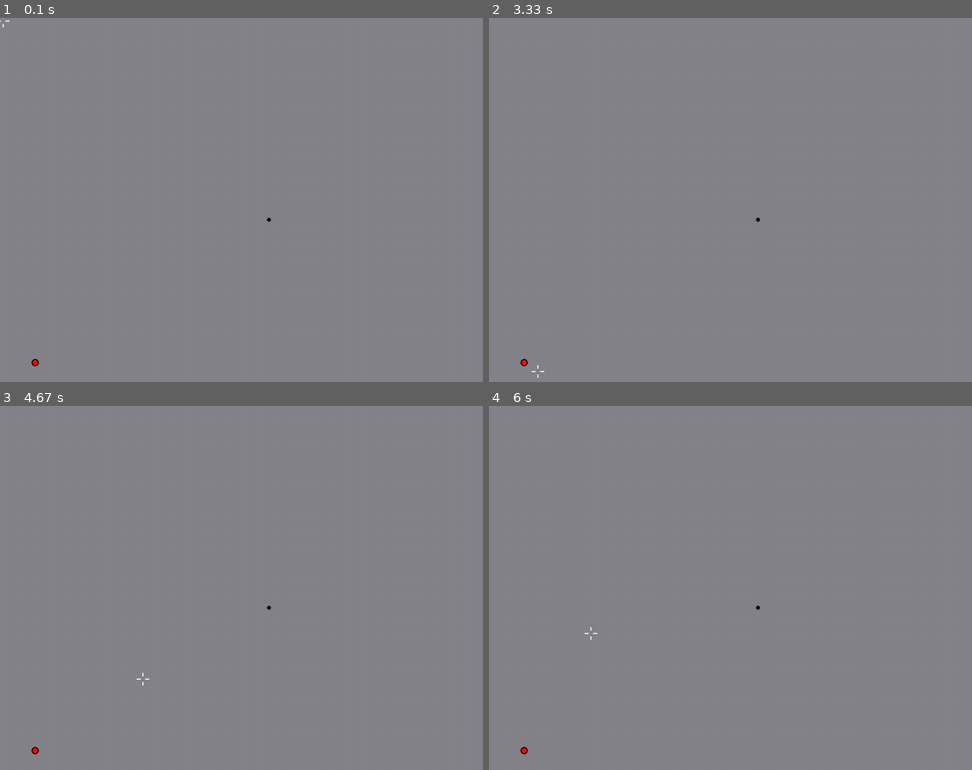
Above: before the commit, frames 1-4 (two rows, left to right).
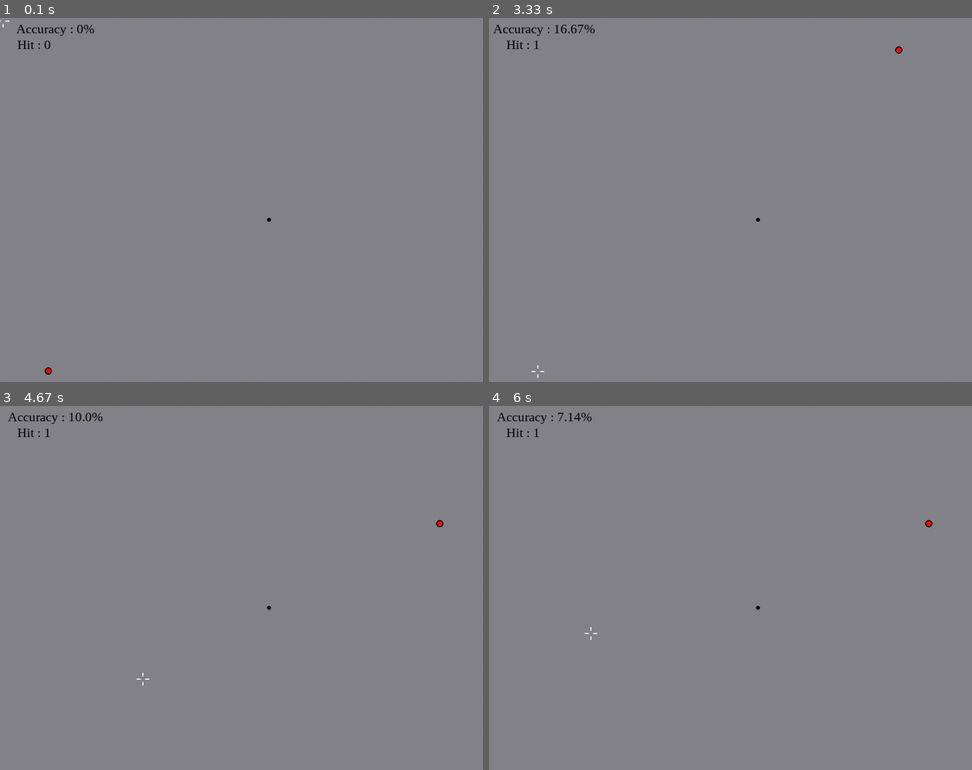
Above: after the commit, the same moments.

Repository: keiton-lab/aim_trainer_pygame
Game: pygame game, started from aim_trainer.py
The game is run twice, just before and just after one commit, with the same random seed, the same clock (stepped at 60 frames per second) and the same inputs.
Inputs (mouse positions are in pixels of both pictures, inside the frame that each line leads up to):
- Up to frame 1 (0.1 s): no input
- Up to frame 2 (3.33 s): tap Space at 0.33, 0.73, 1.03, 1.23 s; move the mouse to (590, 159) at 1.2 s; click (822, 254) at 1.55 s; click (629, 138) at 1.88 s; click (764, 261) at 2.22 s; click (962, 371) at 2.55 s; click (672, 87) at 2.88 s; click (537, 371) at 3.22 s
- Up to frame 3 (4.67 s): click (463, 577) at 3.55 s; click (101, 555) at 3.88 s; click (106, 471) at 4.22 s; click (140, 679) at 4.55 s
- Up to frame 4 (6 s): click (638, 537) at 4.88 s; click (638, 573) at 5.22 s; click (638, 533) at 5.55 s; click (590, 631) at 5.88 s

The runs differ from the first frame. In frame 1, 0.3% of the frame differs, in the area x 3-20%, y 1-99%; in frame 2, 0.3%, in the area x 0-86%, y 1-96%; in frame 3, 0.3%; in frame 4, 0.3%.

Commit message:
add several funcitons

Diff:
--- a/aim_trainer.py
+++ b/aim_trainer.py
@@ -13,7 +13,9 @@
 # clock object to set the frame rate in the game loop
 clock = pygame.time.Clock()
 # hide window cursor
-pygame.mouse.set_visible(True)
+pygame.mouse.set_visible(False)
+# score board text font
+font = pygame.font.SysFont('Times', 25)
 
 
 class TARGET:
@@ -29,8 +31,8 @@
         pygame.draw.circle(screen, (255, 10, 10), (self.x, self.y), 5)
 
     def re_generate_target(self):
-        self.x = random.randint(0, width - 10)
-        self.y = random.randint(0, height - 20)
+        self.x = random.randint(30, width - 50)
+        self.y = random.randint(55, height - 10)
         self.pos = (self.x, self.y)
 
 
@@ -42,15 +44,9 @@
         self.fire.set_volume(0.05)
         self.image = pygame.transform.scale(self.image, (25, 25))
         self.rect = self.image.get_rect()
-        self.target = TARGET()
 
     def firing(self):
         self.fire.play()
-        x, y = pygame.mouse.get_pos()
-        x_t, y_t = target.pos
-        # setting the hitbox, which is around 6 pixels
-        if x_t - 3 <= x <= x_t + 3 and y_t - 3 <= y <= y_t + 3:
-            target.re_generate_target()
 
     def update(self):
         self.rect.center = pygame.mouse.get_pos()
@@ -58,29 +54,86 @@
 
 class MAIN:
     def __init__(self):
-        pass
+        self.crosshair = CROSSHAIR()
+        self.target = TARGET()
+        self.hit = 0
+        self.total_shot = 0
+
+    def check_hit(self):
+        self.total_shot += 1
+        x, y = pygame.mouse.get_pos()
+        x_t, y_t = target.pos
+        # setting the hit-box, which is around 6 pixels within the target
+        if x_t - 3 <= x <= x_t + 3 and y_t - 3 <= y <= y_t + 3:
+            target.re_generate_target()
+            self.hit += 1
 
     def score_board(self):
-        pass
+        try:
+            accuracy = round(self.hit*100 / self.total_shot, 2)
+        except:
+            accuracy = 0
+        acc_text = "Accuracy : " + str(accuracy) + '%'
+        hit_text = "Hit : " + str(self.hit)
 
-    def track_max(self):
-        pass
-        #with open("highest_score.txt", "r") as f:
-        #    return f.read()
-    def target_timer(self):
-        pass
+        acc_surf = font.render(acc_text, True, (0, 0, 0))
+        acc_rect = acc_surf.get_rect(center=(105, 20))
+
+        hit_surf = font.render(hit_text, True, (0, 0, 0))
+        hit_rect = hit_surf.get_rect(center=(65, 50))
+
+        screen.blit(hit_surf, hit_rect)
+        screen.blit(acc_surf, acc_rect)
+
     def paused(self):
-        pass
+        # adding a paused function into the game
+        paused = True
+        while paused:
+            # capturing all the event during paused
+            for event in pygame.event.get():
+                if event.type == pygame.QUIT:
+                    pygame.quit()
+                    exit()
+                if event.type == pygame.KEYDOWN:
+                    if event.key == pygame.K_SPACE:
+                        paused = False
+                    elif event.key == pygame.K_q:
+                        pygame.quit()
+                        exit()
+            # during paused, display information on the screen to guide player
+
+            text_1 = "GAME PAUSED"
+            text_2 = "Press  Q  to quit game"
+            text_3 = "Press Space to resume game"
+
+            text_surf_1 = font.render(text_1, True, (0, 0, 0))
+            text_surf_2 = font.render(text_2, True, (0, 0, 0))
+            text_surf_3 = font.render(text_3, True, (0, 0, 0))
+
+            text_rect_1 = text_surf_1.get_rect(center=(512, 340))
+            text_rect_2 = text_surf_2.get_rect(center=(512, 415))
+            text_rect_3 = text_surf_3.get_rect(center=(512, 445))
+
+            screen.blit(text_surf_1, text_rect_1)
+            screen.blit(text_surf_2, text_rect_2)
+            screen.blit(text_surf_3, text_rect_3)
+
+            pygame.display.update()
+            clock.tick(30)
+
 
 target = TARGET()
+main = MAIN()
 
 # crosshair class
 crosshair = CROSSHAIR()
 crosshair_group = pygame.sprite.Group()
 crosshair_group.add(crosshair)
 
-# target class
-
+# setting timer for target, default 3500 ticks == 3.5 seconds.
+# target will re-position after 3.5 seconds if without hit
+re_position_target = pygame.USEREVENT
+pygame.time.set_timer(re_position_target, 3500)
 
 # game loop
 while True:
@@ -90,12 +143,20 @@
             exit()
         if event.type == pygame.MOUSEBUTTONDOWN:
             crosshair.firing()
+            main.check_hit()
+        if event.type == re_position_target:
+            target.re_generate_target()
+        if event.type == pygame.KEYDOWN:
+            if event.key == pygame.K_SPACE:
+                main.paused()
+
     # setting the background of the training ground
     screen.fill((133, 132, 138))
 
     target.make_target()
     crosshair_group.draw(screen)
     crosshair_group.update()
+    main.score_board()
 
     pygame.display.update()
-    clock.tick(60)
+    clock.tick(120)
